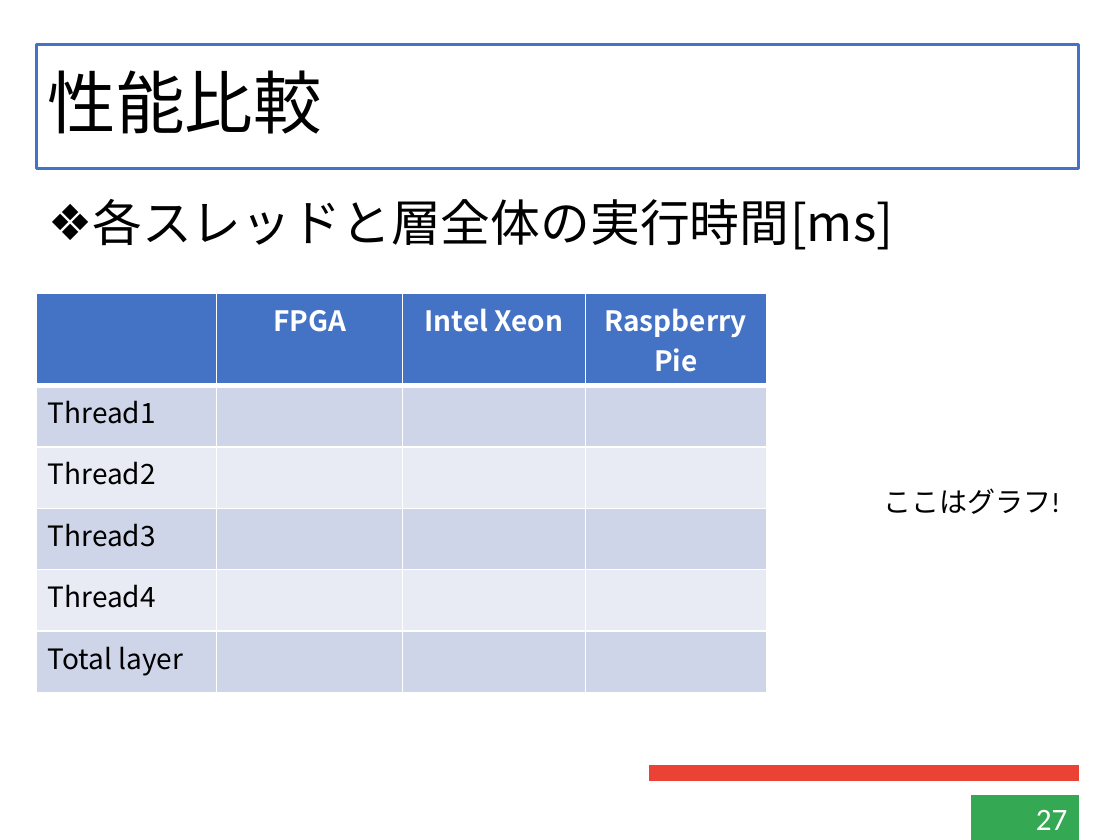
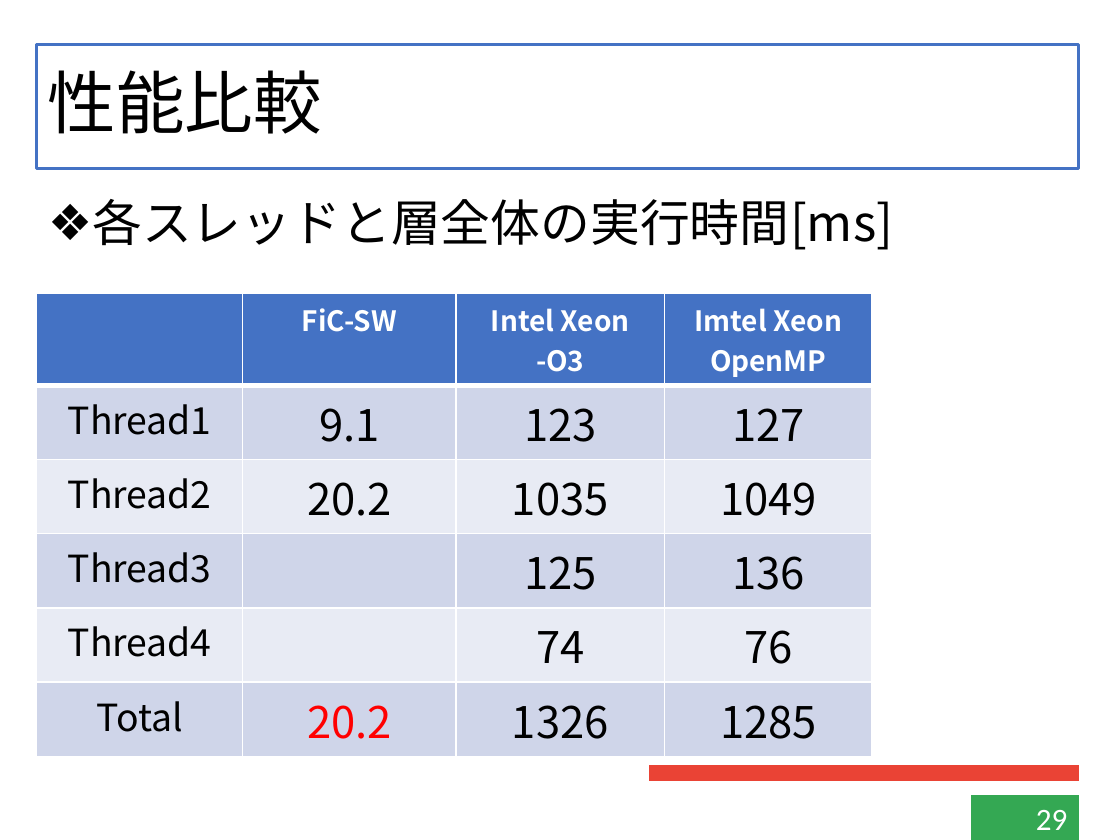
Before and after one commit to kensuke-iizuka/thesis, a slide deck: slide 29 of slide/graduate.pptx (slide 27 before the commit). Drawn at 1120x840 pixels with LibreOffice and Linux fonts; fonts in the diff are those of the drawing. Boxes give left, top, right and bottom in pixels: in the first picture for what was removed or moved away, otherwise in the second. Text is boxed around its words. In the diff, an @@ line names an element or a change of style, - is before the commit and + after.

Commit message:
Update slides

```diff
--- a/slide/graduate.pptx
+++ b/slide/graduate.pptx
@@ table at [37, 293, 871, 743] @@
-row 1:  | FPGA | Intel Xeon | Raspberry Pie
+row 1:  | FiC-SW | Intel Xeon / -O3 | Imtel Xeon / OpenMP
-row 2: Thread1 |  |  | 
+row 2: Thread1 | 9.1 | 123 | 127
-row 3: Thread2 |  |  | 
+row 3: Thread2 | 20.2 | 1035 | 1049
-row 4, column 3: 
+row 4, column 3: 125
-row 4, column 4: 
+row 4, column 4: 136
-row 5, column 3: 
+row 5, column 3: 74
-row 5, column 4: 
+row 5, column 4: 76
-row 6: Total layer |  |  | 
+row 6: Total | 20.2 | 1326 | 1285
@@ size 18 to 24 pt in "Thread1", "Thread2", "Thread3", "Thread4" @@
@@ alignment left to centre @@
@@ table: place and size @@
-table at [37, 293, 767, 680]
+table at [37, 293, 871, 743]
@@ text removed at [883, 488, 1060, 514] @@
-ここはグラフ!
@@ page number at [1036, 810, 1068, 830]: text changed @@
-27
+29
```
Also in this commit, not shown: 15 other slides changed, 4 slides added, 8 other files.
